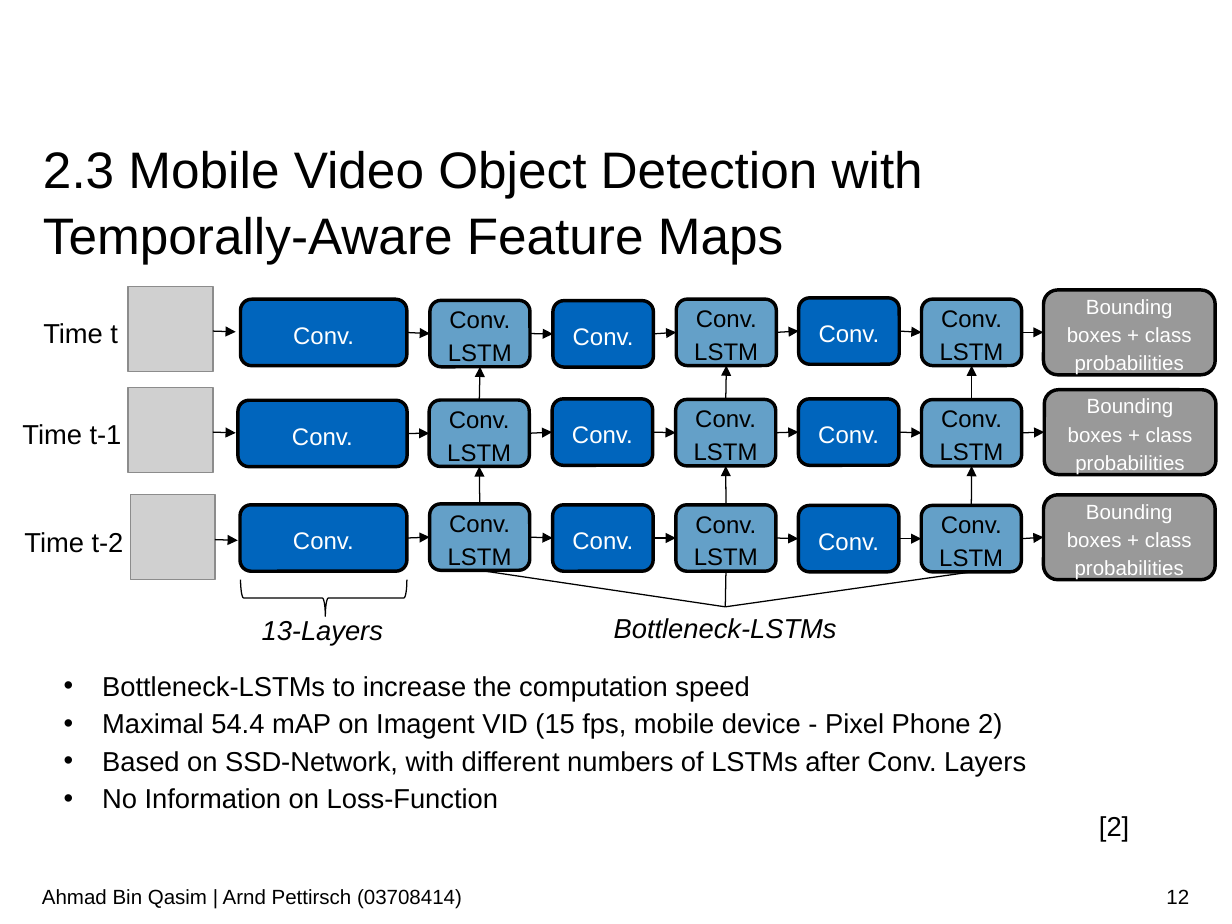
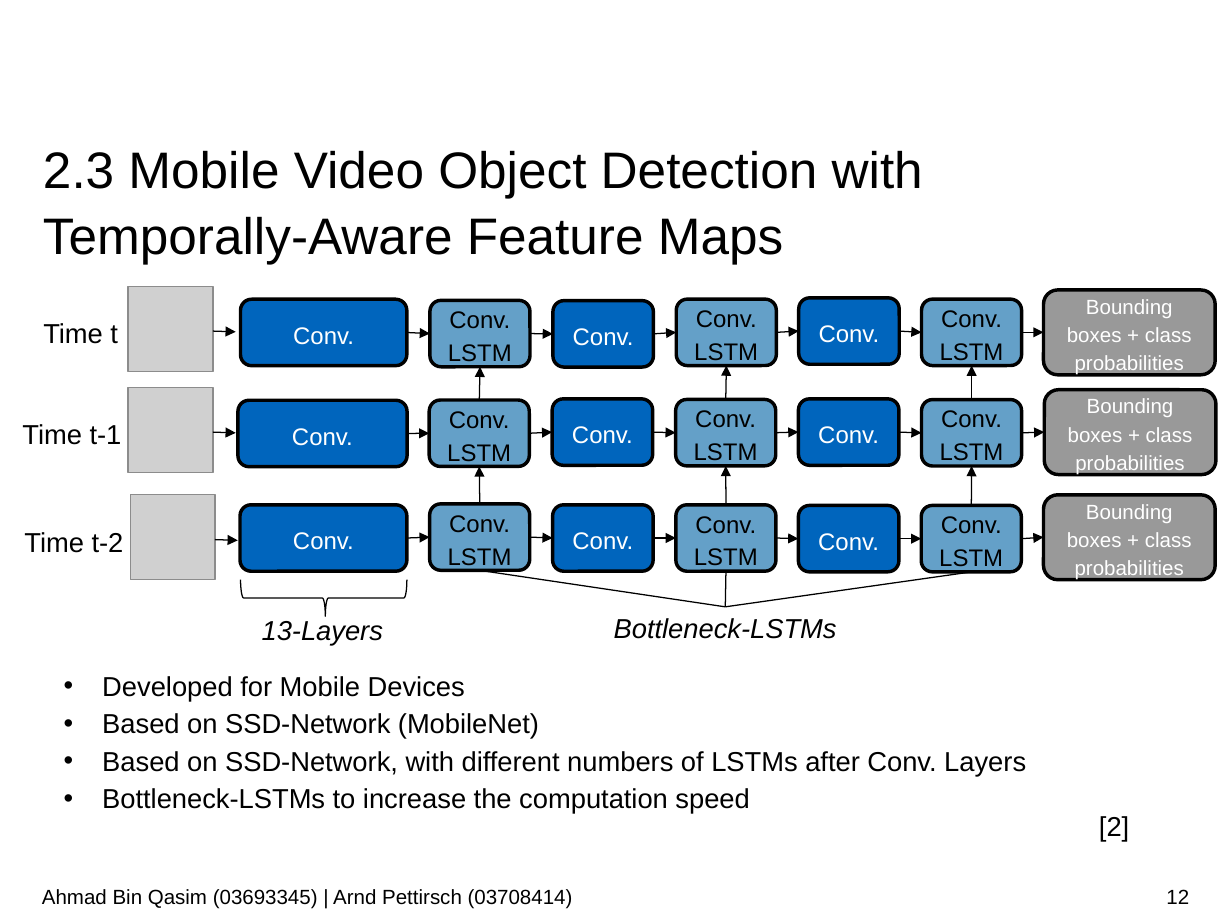
Before and after one commit to AhmadQasim/rnn-for-object-detection, a slide deck: slide 12 of Presentation/Recurrent_Neural_Networks_for_Object_Detection_Bin_Qasim_Pettirsch.pptx. Drawn at 1232x924 pixels with LibreOffice and Linux fonts; fonts in the diff are those of the drawing; grey boxes stand for pictures; background and template pictures are left out. Boxes give left, top, right and bottom in pixels: in the first picture for what was removed or moved away, otherwise in the second. Text is boxed around its words. In the diff, an @@ line names an element or a change of style, - is before the commit and + after.

```diff
--- a/Presentation/Recurrent_Neural_Networks_for_Object_Detection_Bin_Qasim_Pettirsch.pptx
+++ b/Presentation/Recurrent_Neural_Networks_for_Object_Detection_Bin_Qasim_Pettirsch.pptx
@@ text at [102, 676, 1026, 777]: paragraphs added @@
+• Developed for Mobile Devices
+• Based on SSD-Network (MobileNet)
+• Based on SSD-Network, with different numbers of LSTMs after Conv. Layers
@@ text at [102, 713, 1026, 809]: paragraphs removed @@
-• Maximal 54.4 mAP on Imagent VID (15 fps, mobile device - Pixel Phone 2)
-• Based on SSD-Network, with different numbers of LSTMs after Conv. Layers
-• No Information on Loss-Function
@@ text at [42, 889, 573, 909]: text changed @@
-Ahmad Bin Qasim | Arnd Pettirsch (03708414)
+Ahmad Bin Qasim (03693345) | Arnd Pettirsch (03708414)
```
Also in this commit, not shown: 52 other slides changed, 2 slides added, 1 other file.
